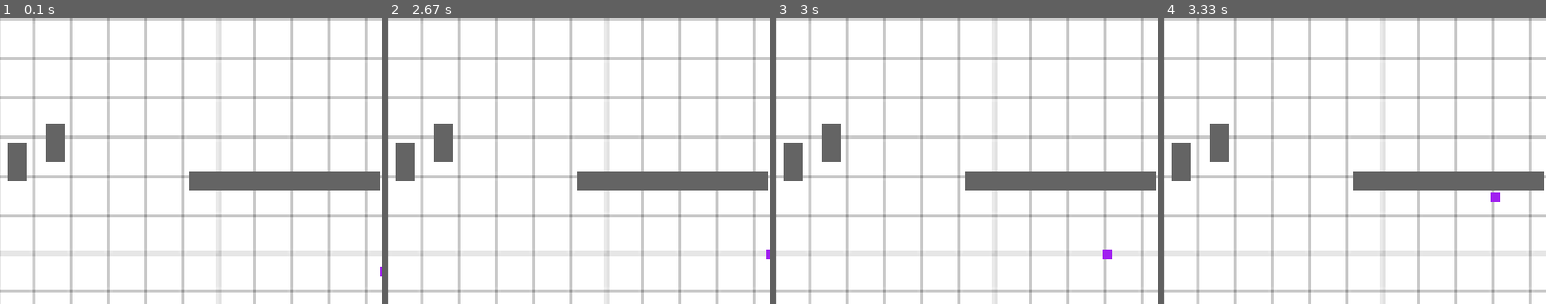
Above: before the commit, frames 1-4 (left to right).
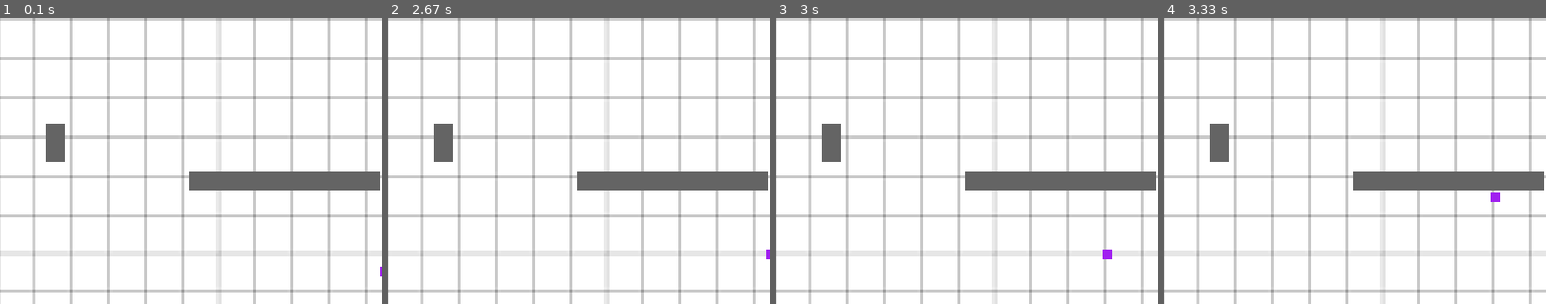
Above: after the commit, the same moments.

Repository: Hadialishibli/Game-for-fun
Game: pygame game, started from imbored.py
Two runs of this game, one before a commit and one after it. Both use one fixed random seed, a clock stepped at 60 frames per second and the inputs below.
Inputs:
- Up to frame 1 (0.1 s): no input
- Up to frame 2 (2.67 s): hold D 0.33-0.8 s; hold W 0.83-1.13 s; hold D 1.17-1.63 s; hold A 1.67-2.2 s; hold S 2.23-2.53 s; hold A from 2.57 s (still down)
- Up to frame 3 (3 s): release A at 2.97 s
- Up to frame 4 (3.33 s): hold W from 3 s (still down)
The pictures show only the part of the screen within x 0-50%, y 6-56%; the shares and areas given below are measured in that part.

The runs differ from the first frame. In frame 1, 0.7% of the frame differs, in the area x 2-7%, y 43-57%; in frame 2, 0.7%; in frame 3, 0.7%; in frame 4, 0.7%.

Commit message:
new wall .py

Diff:
--- a/imbored.py
+++ b/imbored.py
@@ -1,5 +1,6 @@
 import pygame
 import sys
+from wall import Wall  # Import the Wall class
 
 # Initialize Pygame
 pygame.init()
@@ -10,7 +11,6 @@
 
 # Colors
 PORPOL = (160, 32, 240)
-WALL_COLOR = (100, 100, 100)  # Color of the wall
 
 # Player settings
 player_size = 10
@@ -25,29 +25,10 @@
 background_image = pygame.image.load('backgrounds/images.png').convert()
 background_image = pygame.transform.scale(background_image, (WIDTH, HEIGHT))
 
-# Wall class definition
-class Wall:
-    def __init__(self, x, y, width, height):
-        self.rect = pygame.Rect(x, y, width, height)
+# Create wall objects (you can add more walls as needed)
+wall = Wall(200, 200, 200, 20)  # Wall placed at (200, 200) with width 200 and height 20
+wall2 = Wall(50, 150, 20, 40)    # Another wall
 
-    def draw(self, screen):
-        pygame.draw.rect(screen, WALL_COLOR, self.rect)
-
-    def handle_collision(self, player_rect):
-        if self.rect.colliderect(player_rect):
-            if player_rect.right > self.rect.left and player_rect.left < self.rect.left:
-                player_rect.right = self.rect.left
-            elif player_rect.left < self.rect.right and player_rect.right > self.rect.right:
-                player_rect.left = self.rect.right
-            if player_rect.bottom > self.rect.top and player_rect.top < self.rect.top:
-                player_rect.bottom = self.rect.top
-            elif player_rect.top < self.rect.bottom and player_rect.bottom > self.rect.bottom:
-                player_rect.top = self.rect.bottom
-
-# Create wall objects (you can add more walls as needed)
-wall = Wall(200, 200, 200, 20)
-wall2 = Wall(50, 150, 20, 40)
-wall3 = Wall(10, 170, 20, 40)
 # Clock to control frame rate
 clock = pygame.time.Clock()
 
@@ -85,7 +66,6 @@
     # Handle collisions with walls
     wall.handle_collision(player_rect)
     wall2.handle_collision(player_rect)
-    wall3.handle_collision(player_rect)
 
     # Update player position after collision handling
     player_pos[0], player_pos[1] = player_rect.x, player_rect.y
@@ -96,7 +76,6 @@
     # Draw the walls
     wall.draw(screen)
     wall2.draw(screen)
-    wall3.draw(screen)
 
     # Draw the player (a purple square)
     pygame.draw.rect(screen, PORPOL, player_rect)
--- /dev/null
+++ b/wall.py
@@ -0,0 +1,21 @@
+import pygame
+
+# Wall class definition
+class Wall:
+    def __init__(self, x, y, width, height, color=(100, 100, 100)):
+        self.rect = pygame.Rect(x, y, width, height)
+        self.color = color
+
+    def draw(self, screen):
+        pygame.draw.rect(screen, self.color, self.rect)
+
+    def handle_collision(self, player_rect):
+        if self.rect.colliderect(player_rect):
+            if player_rect.right > self.rect.left and player_rect.left < self.rect.left:
+                player_rect.right = self.rect.left
+            elif player_rect.left < self.rect.right and player_rect.right > self.rect.right:
+                player_rect.left = self.rect.right
+            if player_rect.bottom > self.rect.top and player_rect.top < self.rect.top:
+                player_rect.bottom = self.rect.top
+            elif player_rect.top < self.rect.bottom and player_rect.bottom > self.rect.bottom:
+                player_rect.top = self.rect.bottom
